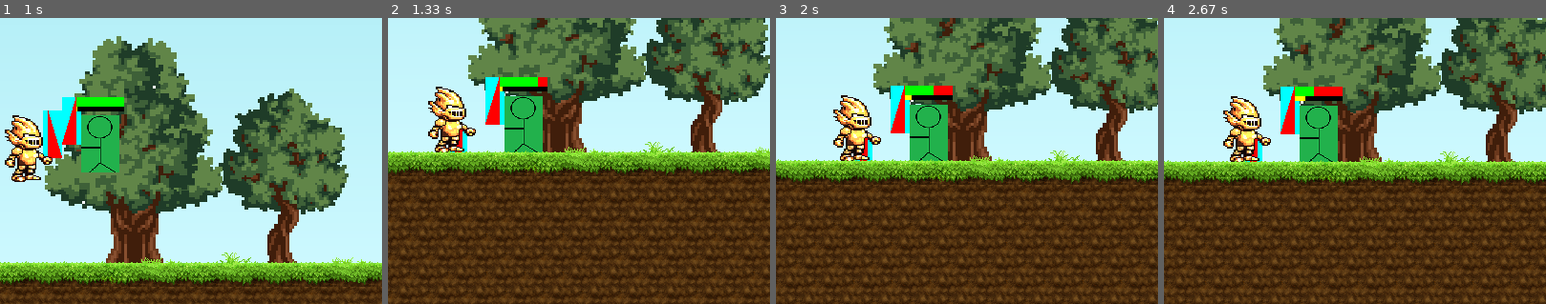
Above: before the commit, frames 1-4 (left to right).
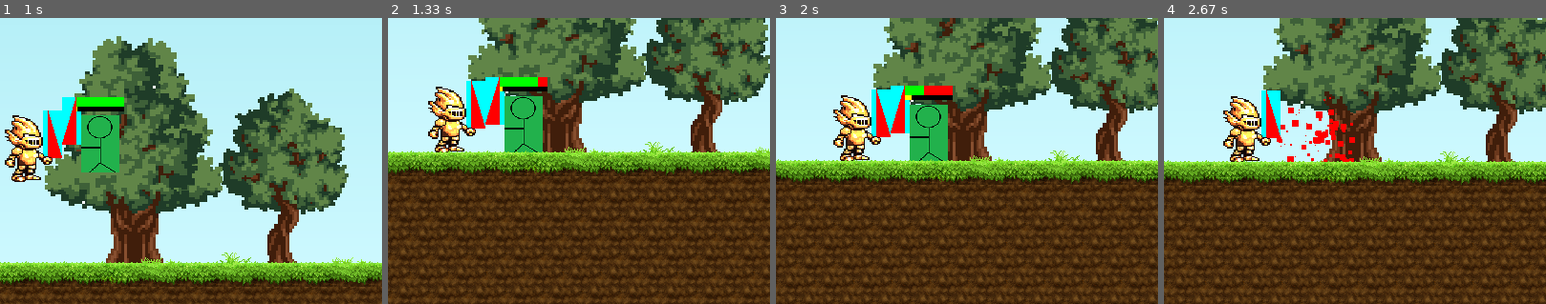
Above: after the commit, the same moments.

Repository: salfk23/2drpg_pygame
Game: pygame game, started from main.py
Same seed, same stepped clock (60 frames per second), same inputs: the game is played once before the commit and once after it.
Inputs (mouse positions are % of the whole screen's width and height, from its top left):
- Up to frame 1 (1 s): click (50, 45) at 0.38 s; click (31, 40) at 0.72 s
- Up to frame 2 (1.33 s): press the mouse at (50, 58) at 1.03 s; move the mouse to (62, 61) at 1.13 s; release the mouse at (74, 65) at 1.27 s
- Up to frame 3 (2 s): press the mouse at (79, 19) at 1.37 s; move the mouse to (47, 33) at 1.47 s; release the mouse at (14, 47) at 1.6 s; press the mouse at (50, 58) at 1.7 s; move the mouse to (43, 44) at 1.8 s; release the mouse at (36, 29) at 1.93 s
- Up to frame 4 (2.67 s): press the mouse at (50, 45) at 2.03 s; move the mouse to (45, 56) at 2.13 s; release the mouse at (40, 66) at 2.27 s; press the mouse at (50, 60) at 2.37 s; move the mouse to (31, 54) at 2.47 s; release the mouse at (13, 47) at 2.6 s
The pictures show only the part of the screen within x 39-89%, y 30-80%; the shares and areas given below are measured in that part.

Frame 1 is identical in both runs. In frame 2, 1.0% of the frame differs, in the area x 16-26%, y 22-47%; in frame 3, 1.1%; in frame 4, 4.5%, in the area x 21-50%, y 24-51%.

Commit message:
Changed how far Melee weapon hit

Diff:
--- a/game_engine/entities/weapon.py
+++ b/game_engine/entities/weapon.py
@@ -76,8 +76,8 @@
   def update(self):
     if self.attacking:
       self.frame += self.speed
-      if self.frame < 270:
-        frame = self.frame if self.frame < 180 else 180 - (self.frame - 180)*2
+      if self.frame < 150:
+        frame = self.frame if self.frame < 100 else 100 - (self.frame - 100)*2
 
         if self.direction:
           self.sprite = pygame.transform.rotozoom(self.sprites[self.direction], -frame, 1)
